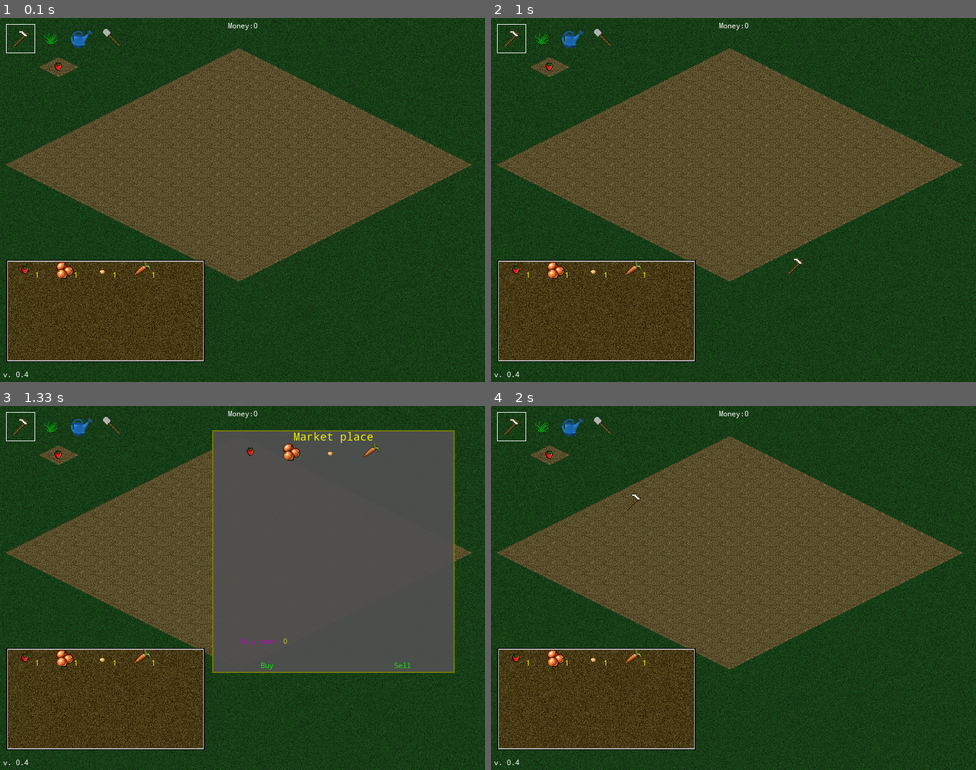
Above: before the commit, frames 1-4 (two rows, left to right).
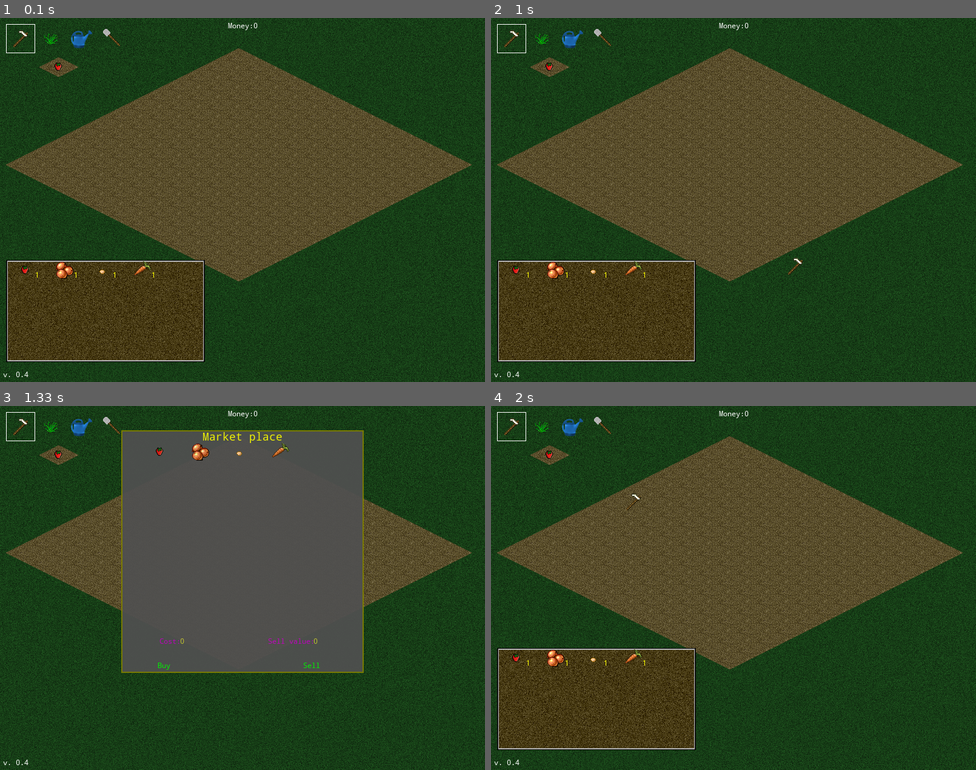
Above: after the commit, the same moments.

Repository: orneo1212/PythonFarmGame
Game: pygame game, started from pyFarmGame.py
Same seed, same stepped clock (60 frames per second), same inputs: the game is played once before the commit and once after it. The source is Python 2; it was converted automatically to run under Python 3.
Inputs (mouse positions are in pixels of both pictures, inside the frame that each line leads up to):
- Up to frame 1 (0.1 s): no input
- Up to frame 2 (1 s): click (733, 200) at 0.38 s; click (782, 280) at 0.72 s
- Up to frame 3 (1.33 s): tap S at 1 s
- Up to frame 4 (2 s): tap S at 1.33 s; click (617, 515) at 1.72 s

Frames 1-2 are identical in both runs. In frame 3, 35% of the frame differs, in the area x 1-94%, y 6-95%; in frame 4, nothing differs.

Commit message:
market update. Added CHANGELOG file

Diff:
--- a/farmlib/marketwindow.py
+++ b/farmlib/marketwindow.py
@@ -14,7 +14,7 @@
     def __init__(self, size, imgloader, player):
         self.player = player
         self.imgloader = imgloader
-        Window.__init__(self, size, (350, 40))
+        Window.__init__(self, size, (200, 40))
         #set window alpha
         self.alphavalue = 250 * 0.95
         #items offset for gui buttons
@@ -51,35 +51,54 @@
                            color = (255, 255, 0), align = "center")
         self.addwidget(titlelabel)
         #Costlabel
-        costlabel = Label("Buy cost:", (80, 340), size = 12,
+        costlabel = Label("Cost:", (80, 340), size = 12,
                            color = (200, 0, 200), align = "center")
         self.addwidget(costlabel)
         #Cost value
-        self.costvalue = Label("0", (120, 340), size = 12,
+        self.costvalue = Label("0", (100, 340), size = 12,
                            color = (200, 200, 50), align = "center")
         self.addwidget(self.costvalue)
+        #Selllabel
+        selllabel = Label("Sell value:", (280, 340), size = 12,
+                           color = (200, 0, 200), align = "center")
+        self.addwidget(selllabel)
+        #Sell value
+        self.sellvalue = Label("0", (320, 340), size = 12,
+                           color = (200, 200, 50), align = "center")
+        self.addwidget(self.sellvalue)
         #Message
         self.message = Label("", (10, 360), size = 12,
                            color = (255, 0, 255), align = "center")
         self.addwidget(self.message)
         #Selected item icon
-        self.selectedicon = Image(None, (0, 332))
+        self.selectedicon = Image(None, (160, 332))
         self.addwidget(self.selectedicon)
 
         #add buttons
-        self.buybutton = Button("Buy", (80, 380), color = (0, 255, 0))
+        self.buybutton = Button("Buy", (60, 380), color = (0, 255, 0))
         self.sellbutton = Button("Sell", (300, 380), color = (0, 255, 0))
         self.addwidget(self.buybutton)
         self.addwidget(self.sellbutton)
         self.buybutton.connect("clicked", self.on_buy_clicked)
         self.sellbutton.connect("clicked", self.on_sell_clicked)
 
+    def update_buy_sell_button(self, itemid):
+        have = 0
+        if self.player.item_in_inventory(itemid):
+            have = self.player.itemscounter[str(itemid)]
+        self.buybutton.settext("Buy (%s)" % have)
+        self.sellbutton.settext("Sell (%s)" % have)
+
     def on_item_select(self, widget, itemid):
         self.selecteditem = itemid
         img = self.imgloader["seed" + str(self.selecteditem)]
+        #set image
         self.selectedicon.setimage(img)
+        #update values
         cost = seeds[itemid]["growtime"]
         self.costvalue.settext(cost)
+        self.sellvalue.settext(int(cost / 2))
+        self.update_buy_sell_button(itemid)
 
     def on_buy_clicked(self, widget, **data):
         itemid = self.selecteditem
@@ -87,6 +106,7 @@
             self.player.money -= seeds[itemid]["growtime"]
             self.player.add_item(self.selecteditem)
             self.message.settext("You bought item")
+            self.update_buy_sell_button(itemid)
         else:
             self.message.settext("You dont have enought money")
 
@@ -97,7 +117,8 @@
         #remove item if player have it
         done = self.player.remove_item(itemid)
         if done:
-            self.player.money += seeds[itemid]["growtime"] / 2
+            self.player.money += int(seeds[itemid]["growtime"] / 2)
             self.message.settext("You sold item")
+            self.update_buy_sell_button(itemid)
         else:
             self.message.settext("You don\'t have this item")
--- a/farmlib/widgetbutton.py
+++ b/farmlib/widgetbutton.py
@@ -48,8 +48,8 @@
             surface.blit(self.bgimage, self.position)
 
     def settext(self, newtext):
-        self.text = newtext
-        self.render_text()
+        self.label = newtext
+        self._settextimage()
 
     def _call_callback(self, signal):
         if signal in self.callbacks:
--- a/pyFarmGame.py
+++ b/pyFarmGame.py
@@ -212,12 +212,12 @@
         draw_tools(screen, self.currenttool, self.currentseed, self.images,
                    drawnearcursor = drawnearcursor)
 
-        #draw inventory
-        self.inventory.draw_inventory(screen, self.player)
-
         if not self.sellwindow.visible:
 
             mx, my = pygame.mouse.get_pos()
+
+            #draw inventory
+            self.inventory.draw_inventory(screen, self.player)
 
             #draw notify window if mouse under seed
             pos = self.get_farmtile_pos_under_mouse()
Not shown, added: CHANGELOG
